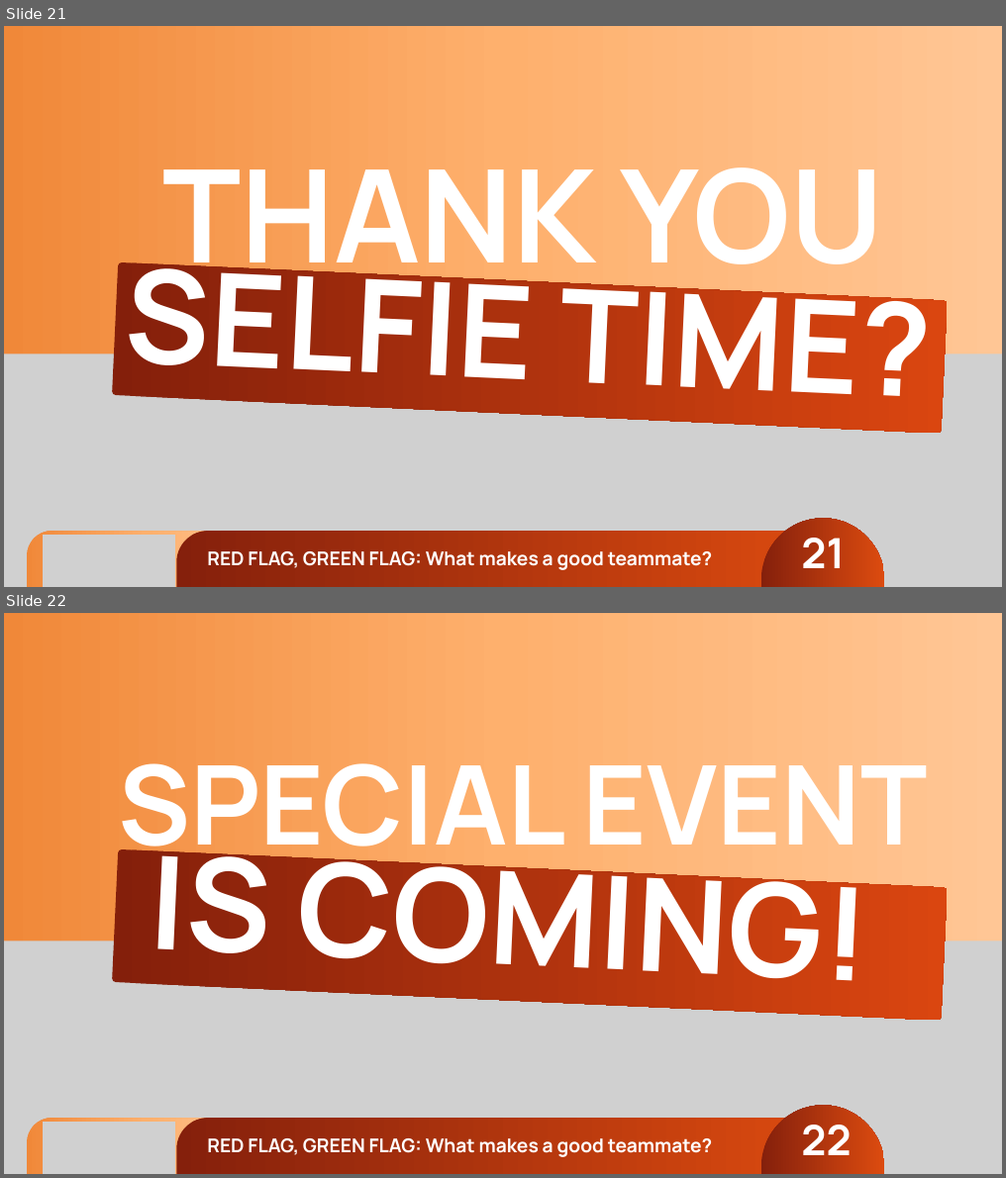
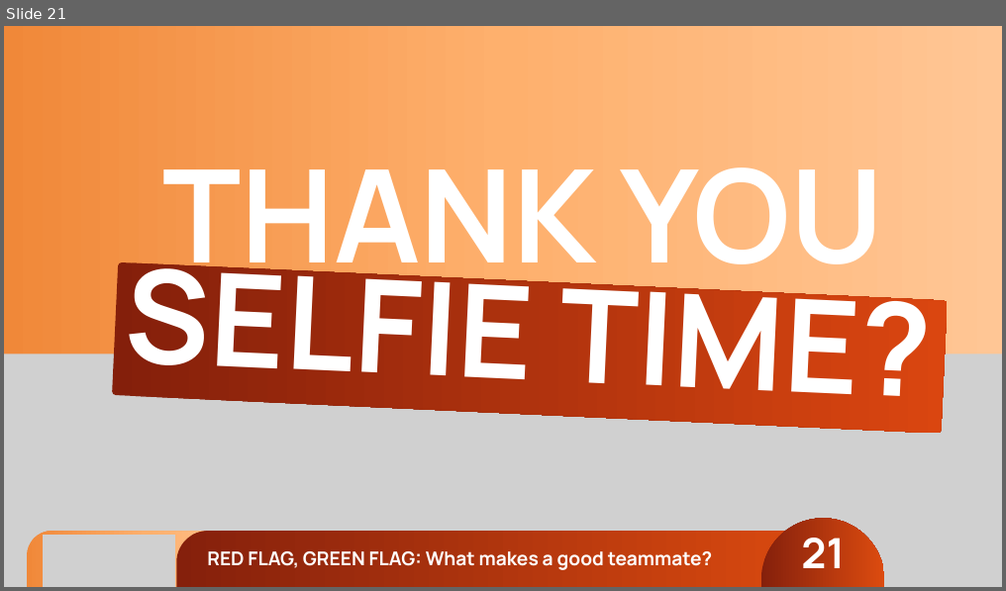
Before and after one commit to joetherockhey/Class-Allocation, a slide deck: assets/red-flag-green-flag.pptx. Shown one above the other, each under a label of ours: slides 21 and 22 before the commit, slide 21 after it. The pictures are 1006x1178 and 1006x591 pixels, drawn with LibreOffice and Linux fonts; fonts in the diff are those of the drawing; grey boxes stand for pictures; background and template pictures are left out. Boxes give left, top, right and bottom in pixels: in the first picture for what was removed or moved away, otherwise in the second. Text is boxed around its words. In the diff, an @@ line names an element or a change of style, - is before the commit and + after.

```diff
--- a/assets/red-flag-green-flag.pptx
+++ b/assets/red-flag-green-flag.pptx
@@ slide 22 removed at <box>4,613,1002,1174</box>, background picture (left out) @@
@@ text removed at <box>118,763,928,873</box> @@
-SPECIAL EVENT
@@ freeform shape removed at <box>112,850,947,1020</box> @@
@@ text removed at <box>149,829,867,1012</box> @@
-IS COMING!
@@ picture removed at <box>4,942,1002,1174</box> @@
@@ freeform shape removed at <box>761,1105,884,1174</box> @@
@@ freeform shape removed at <box>27,1118,266,1174</box> @@
@@ picture removed at <box>43,1122,175,1174</box> @@
@@ freeform shape removed at <box>176,1118,830,1174</box> @@
@@ text removed at <box>207,1139,713,1157</box> @@
-RED FLAG, GREEN FLAG: What makes a good teammate?
@@ text removed at <box>801,1125,850,1156</box> @@
-22
```
Also in this commit, not shown: 2 slides changed, 3 other slides removed.
